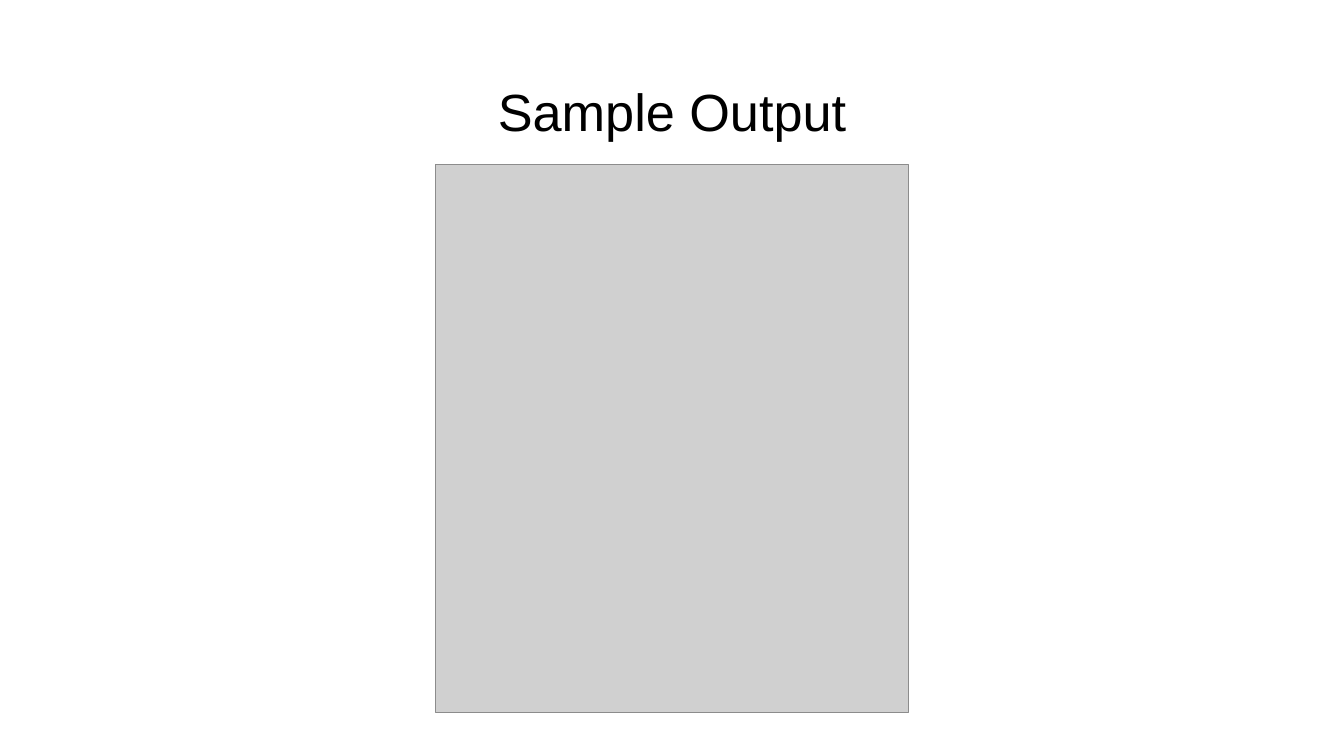
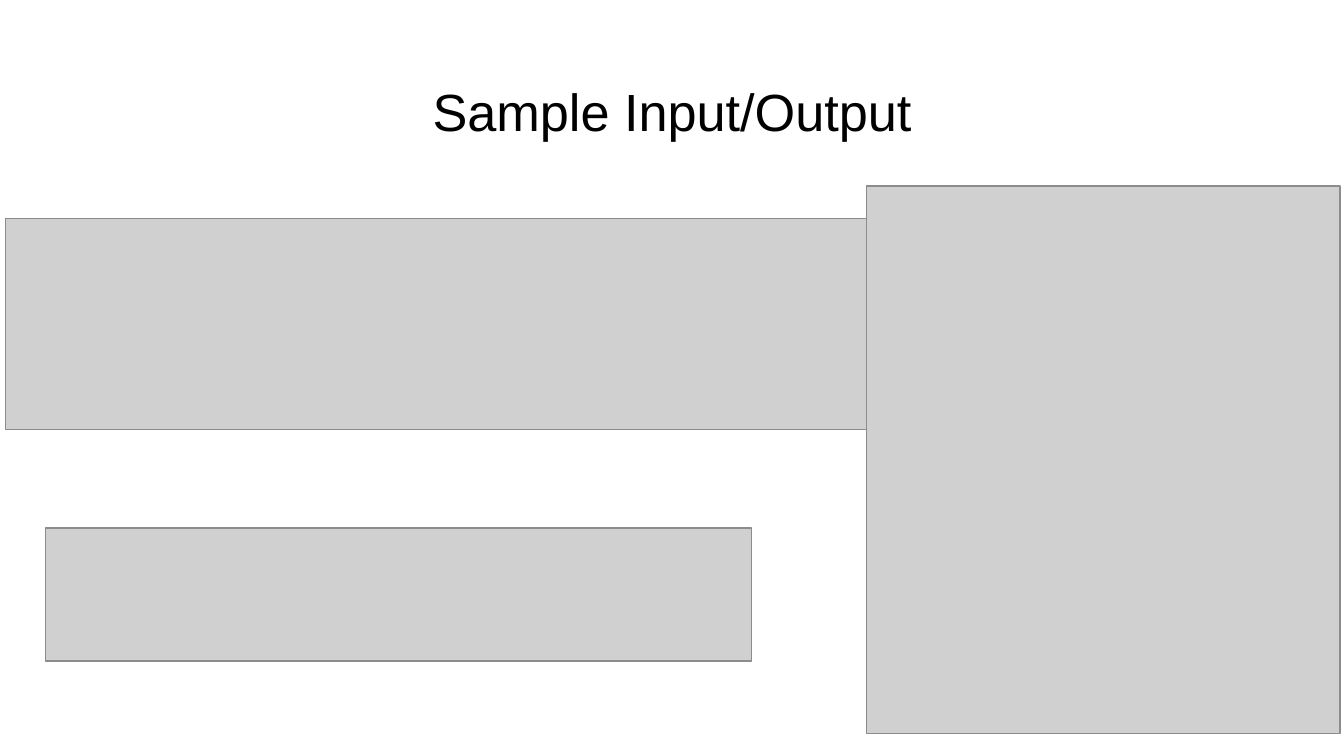
Before and after one commit to spitzerw/nlp, a slide deck: slide 8 of texts/Turning Experimental Procedures into Machine-Readable Recipes.pptx. Drawn at 1344x756 pixels with LibreOffice and Linux fonts; fonts in the diff are those of the drawing; grey boxes stand for pictures. Boxes give left, top, right and bottom in pixels: in the first picture for what was removed or moved away, otherwise in the second. Text is boxed around its words. In the diff, an @@ line names an element or a change of style, - is before the commit and + after.

Commit message:
changed presentation, added pictures

```diff
--- a/texts/Turning Experimental Procedures into Machine-Readable Recipes.pptx
+++ b/texts/Turning Experimental Procedures into Machine-Readable Recipes.pptx
@@ title at (433, 93, 911, 141): text changed @@
-Sample Output
+Sample Input/Output
@@ picture: place and size @@
-picture at (435, 165, 909, 712)
+picture at (867, 185, 1340, 732)
@@ picture added at (5, 219, 867, 430) @@
@@ picture added at (46, 528, 751, 661) @@
```
Also in this commit, not shown: 5 other files.
